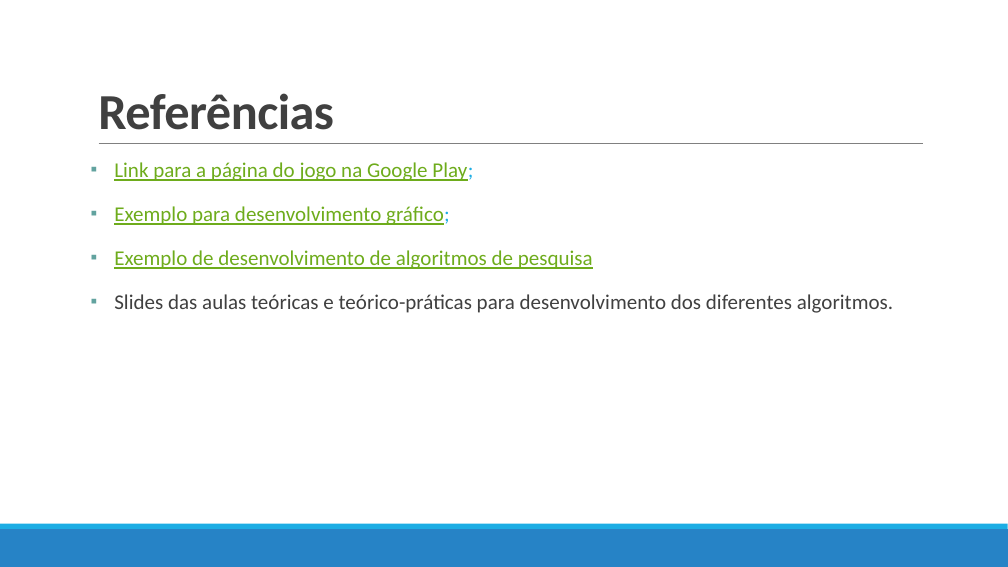
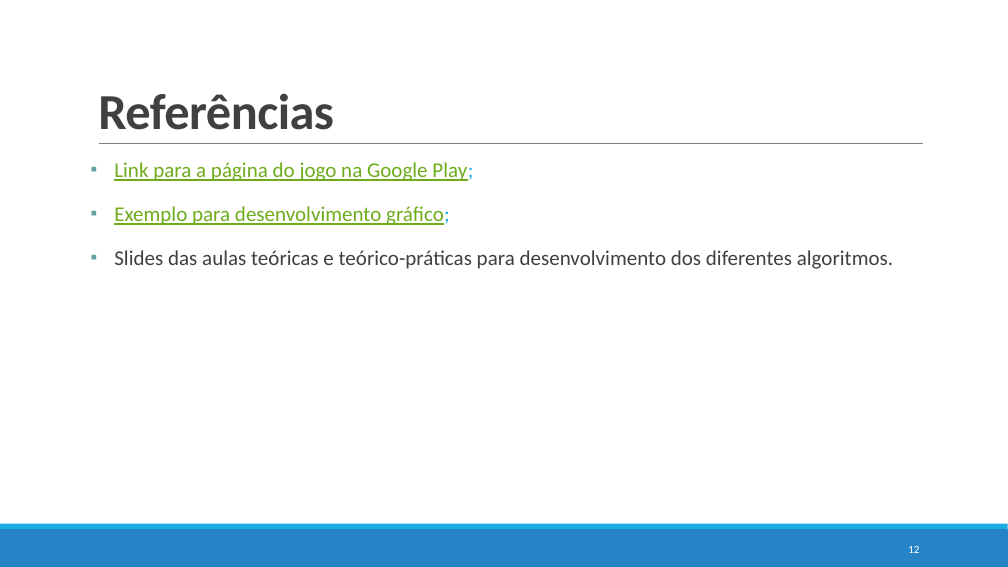
Before and after one commit to pedrovponte/IART-g39, a slide deck: slide 12 of docs/finalpresentation.pptx. Drawn at 1008x567 pixels with LibreOffice and Linux fonts; fonts in the diff are those of the drawing. Boxes give left, top, right and bottom in pixels: in the first picture for what was removed or moved away, otherwise in the second. Text is boxed around its words. In the diff, an @@ line names an element or a change of style, - is before the commit and + after.

```diff
--- a/docs/finalpresentation.pptx
+++ b/docs/finalpresentation.pptx
@@ text at [114, 250, 593, 269]: paragraph removed @@
-▪ Exemplo de desenvolvimento de algoritmos de pesquisa
@@ page number added at [908, 546, 919, 553], 10.5 pt, text #FFFFFF @@
+12
```
Also in this commit, not shown: 18 other slides changed, 8 other files.
